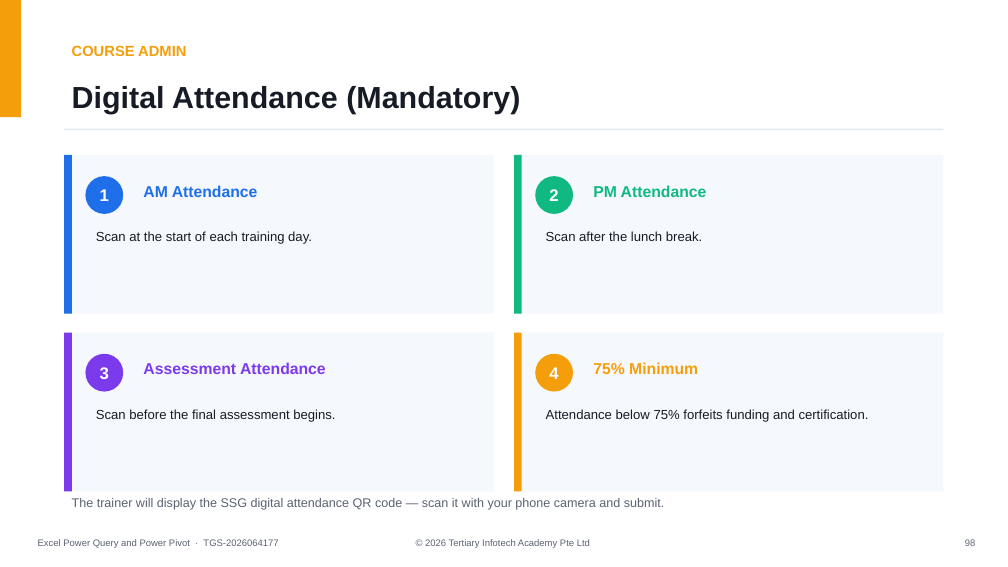
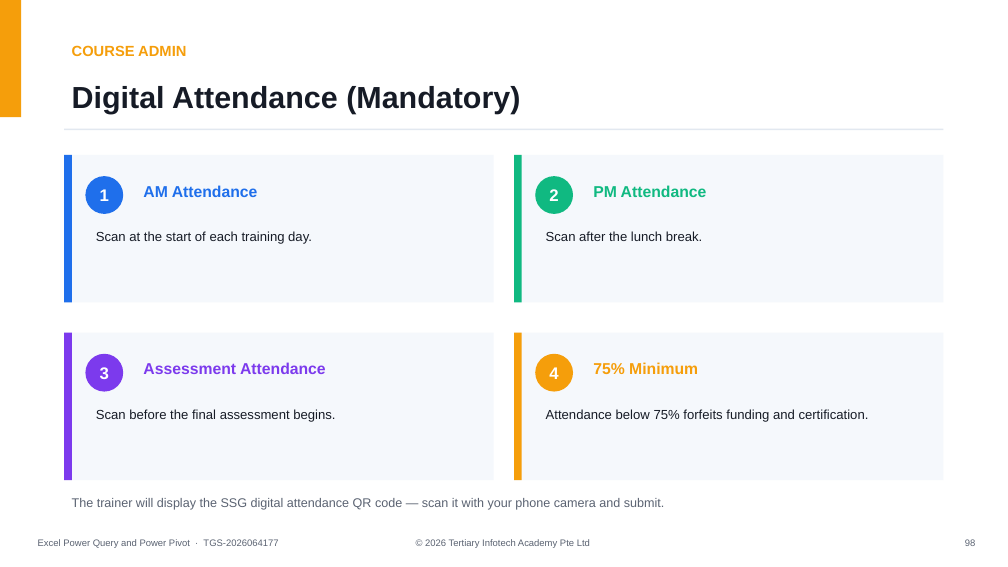
Before and after one commit to tertiarycourses/TGS-2026064177-Excel-Power-Query-and-Power-Pivot, a slide deck: slide 98 of courseware/Excel Power Query and Power Pivot-v5.0.pptx. Drawn at 1008x567 pixels with LibreOffice and Linux fonts; fonts in the diff are those of the drawing. Boxes give left, top, right and bottom in pixels: in the first picture for what was removed or moved away, otherwise in the second. Text is boxed around its words. In the diff, an @@ line names an element or a change of style, - is before the commit and + after.

```diff
--- a/courseware/Excel Power Query and Power Pivot-v5.0.pptx
+++ b/courseware/Excel Power Query and Power Pivot-v5.0.pptx
@@ rectangle: place and size @@
-rectangle at [64,155,494,314]
+rectangle at [64,155,494,302]
@@ rectangle: place and size @@
-rectangle at [64,155,72,314]
+rectangle at [64,155,72,302]
@@ rectangle: place and size @@
-rectangle at [514,155,944,314]
+rectangle at [514,155,944,302]
@@ rectangle: place and size @@
-rectangle at [514,155,522,314]
+rectangle at [514,155,522,302]
@@ rectangle: place and size @@
-rectangle at [64,333,494,492]
+rectangle at [64,333,494,480]
@@ rectangle: place and size @@
-rectangle at [64,333,72,492]
+rectangle at [64,333,72,480]
@@ rectangle: place and size @@
-rectangle at [514,333,944,492]
+rectangle at [514,333,944,480]
@@ rectangle: place and size @@
-rectangle at [514,333,522,492]
+rectangle at [514,333,522,480]
```
Also in this commit, not shown: 4 other slides changed, 3 other files.
